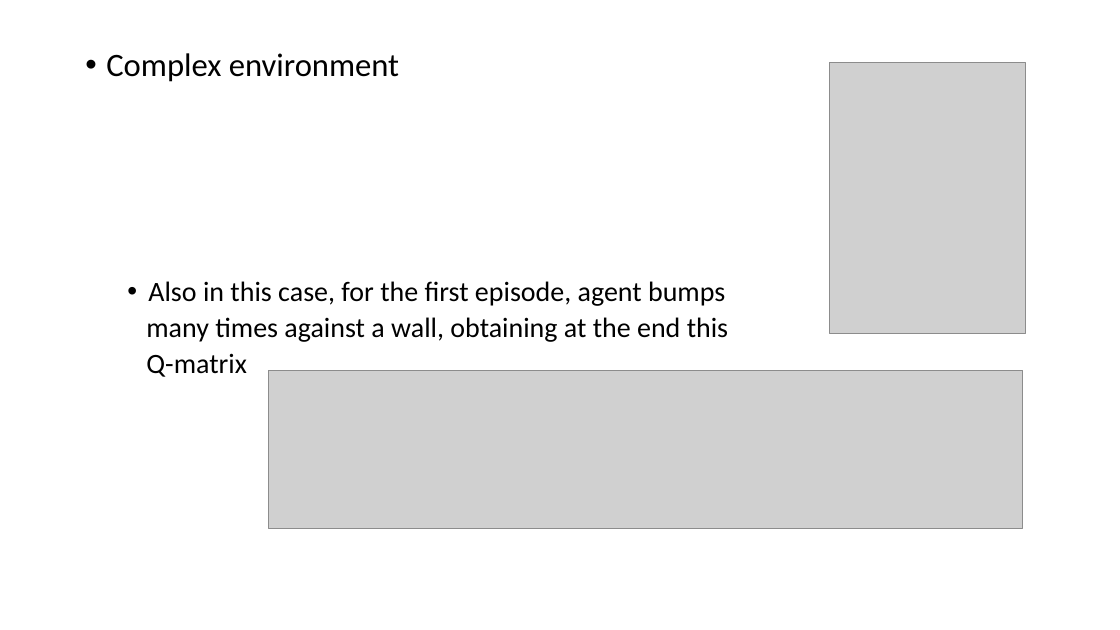
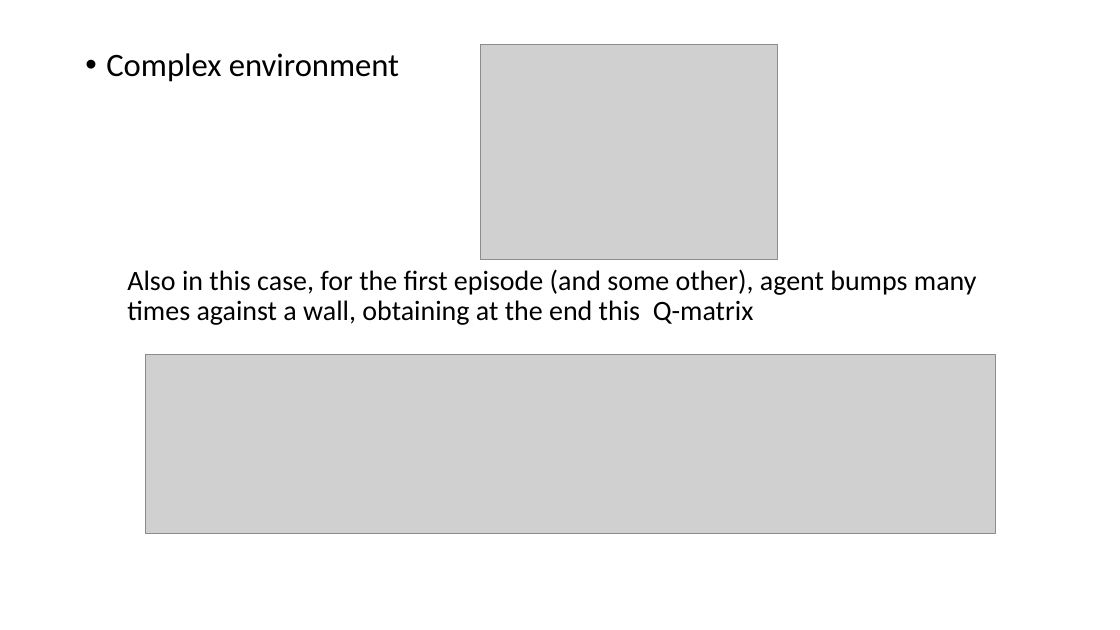
Before and after one commit to mpiffari/ReinforcementLearning2019, a slide deck: slide 20 of Presentation/SDU_SummerSchool_Presentation.pptx. Drawn at 1120x630 pixels with LibreOffice and Linux fonts; fonts in the diff are those of the drawing; grey boxes stand for pictures. Boxes give left, top, right and bottom in pixels: in the first picture for what was removed or moved away, otherwise in the second. Text is boxed around its words. In the diff, an @@ line names an element or a change of style, - is before the commit and + after.

```diff
--- a/Presentation/SDU_SummerSchool_Presentation.pptx
+++ b/Presentation/SDU_SummerSchool_Presentation.pptx
@@ picture: place and size @@
-picture at [830, 62, 1026, 333]
+picture at [481, 45, 777, 260]
@@ text at [127, 269, 977, 325]: text changed @@
-  • Also in this case, for the first episode, agent bumps
-  many times against a wall, obtaining at the end this
-  Q-matrix
+  Also in this case, for the first episode (and some other), agent bumps many times against a wall, obtaining at the end this Q-matrix
@@ picture: place and size @@
-picture at [269, 371, 1023, 529]
+picture at [146, 355, 996, 534]
```
Also in this commit, not shown: 12 other slides changed, 8 slides added, 5 slides removed, 4 other files.
